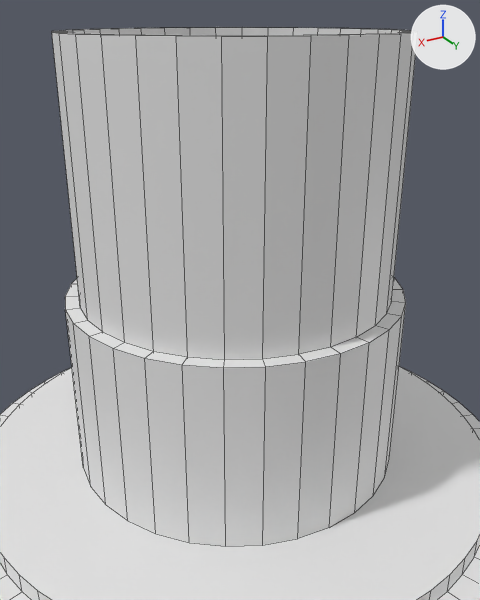
The Blender file 4/3d_modeling/lab2/lab.blend: old version first, new version second.
Rendered twice from a camera (50 mm lens) standing at (2.64, 4.48, 3.93) and looking at (0.07, 0.19, 1.79). Arrows for +X, +Y and +Z are at upper right; the lights stay in place. The older version comes first. Mesh edges are drawn as thin lines.
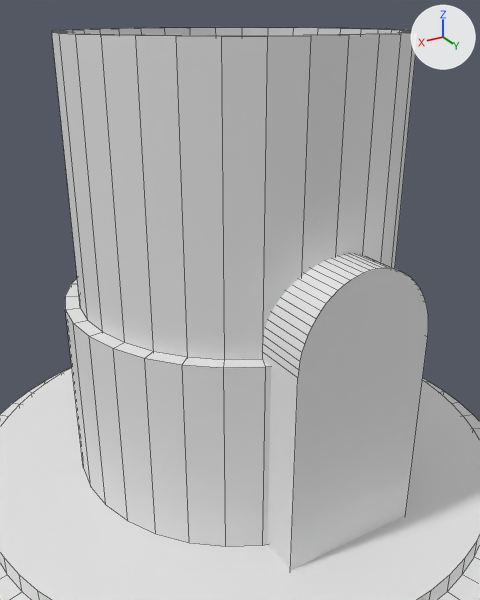
Commit message: 3d lab2: step 5

What differs and where, as boxes [x1, y1, x2, y2] in the pictures (480 x 600 px):
'Дверь', added: after [261, 253, 428, 570]

The change in detail:
Mesh me_rectangle is new.
It has 72 vertices, 38 faces and spans x -2.48..-0.3, y -0.55..0.66, z 0.92..1.6.
Object 'Дверь' (ob_дверь) is new; it shows me_rectangle.
Its location is (0.0, 0.0, 0.0).
Its rotation in degrees is (-90, 90, 0).
Its scale is (1.0, 0.91, 1.0).
